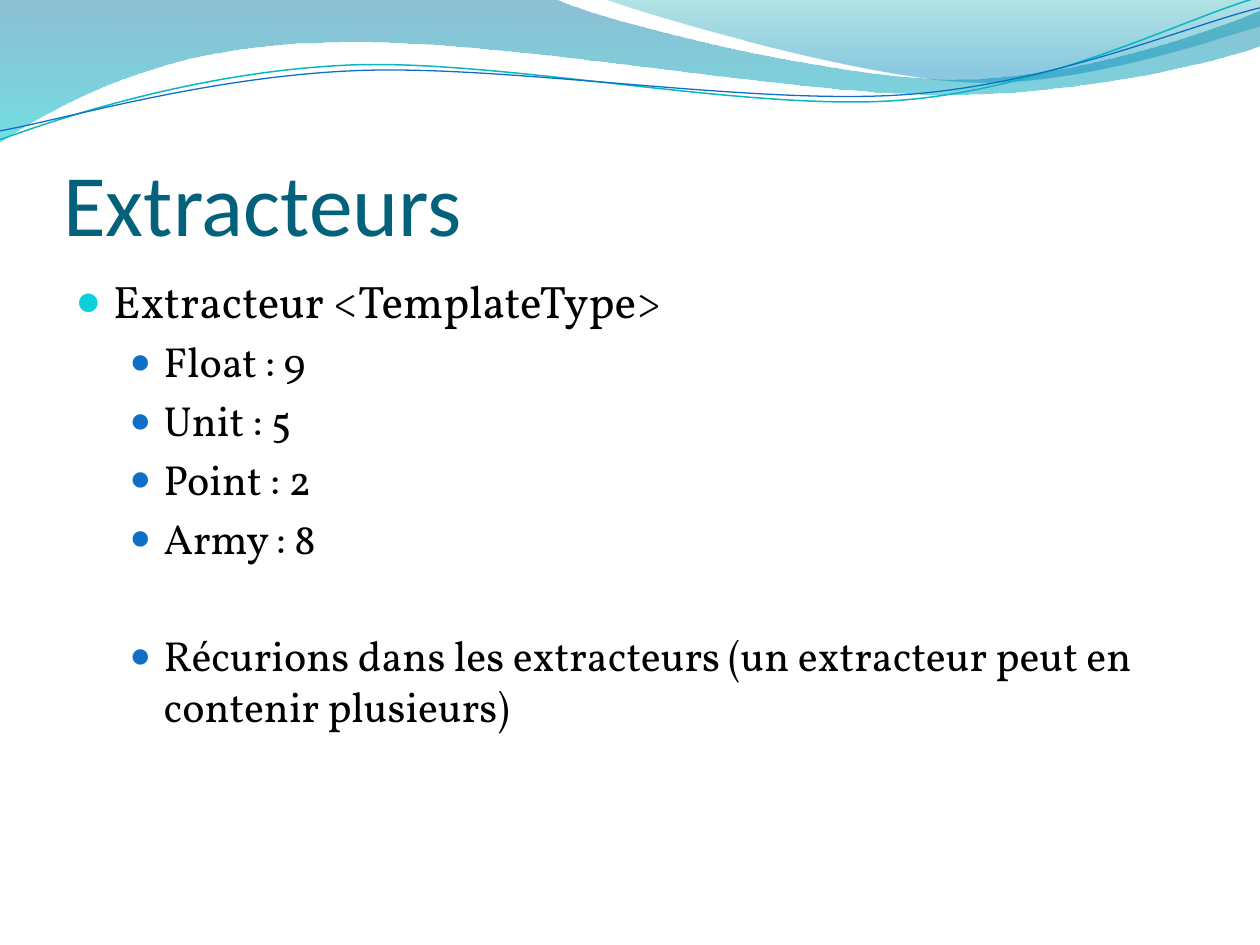
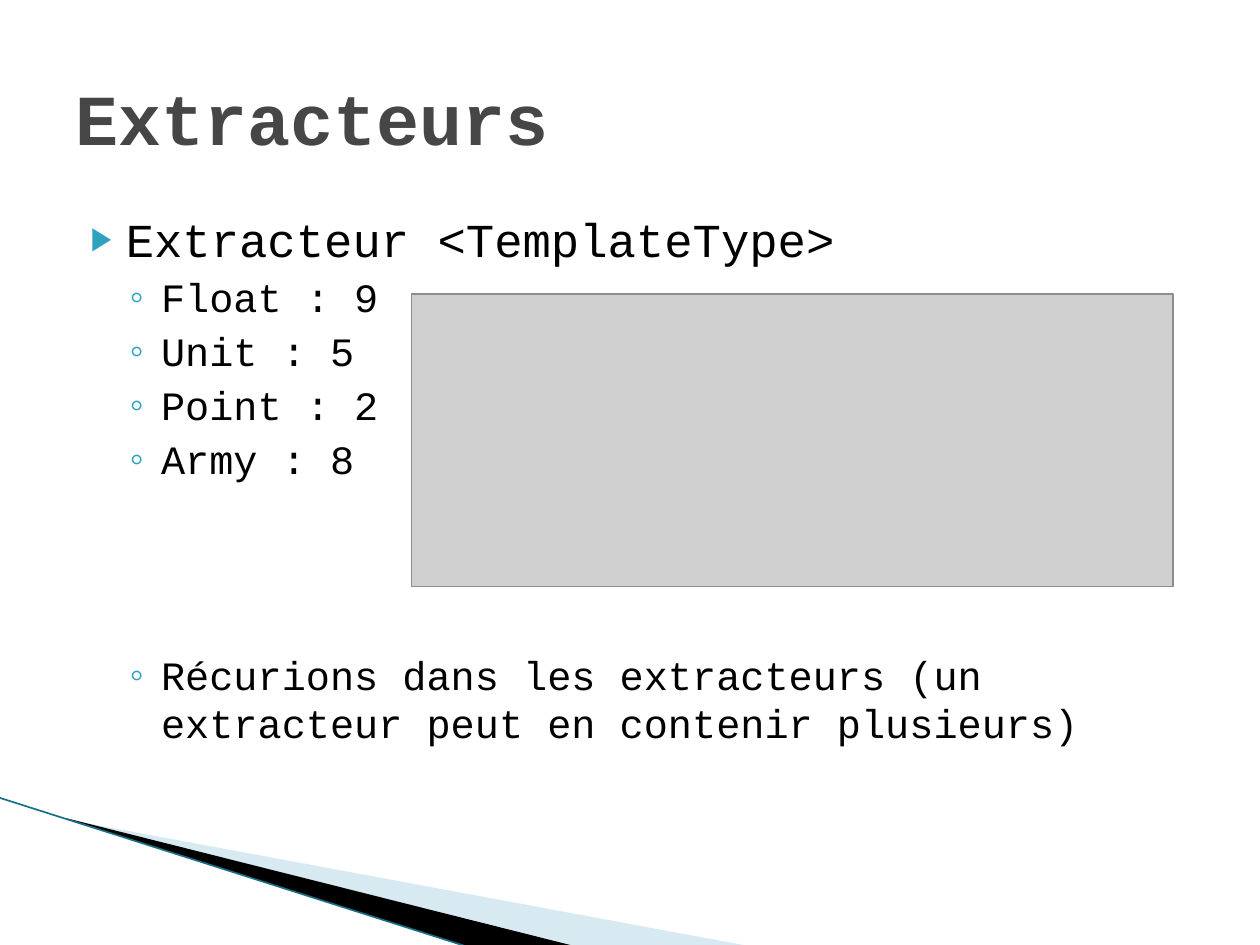
Before and after one commit to 3a-arthurkevin/BattleProject, a slide deck: slide 5 of PPT-C++.pptx. Drawn at 1260x945 pixels with LibreOffice and Linux fonts; fonts in the diff are those of the drawing; grey boxes stand for pictures; background and template pictures are left out. Boxes give left, top, right and bottom in pixels: in the first picture for what was removed or moved away, otherwise in the second. Text is boxed around its words. In the diff, an @@ line names an element or a change of style, - is before the commit and + after.

```diff
--- a/PPT-C++.pptx
+++ b/PPT-C++.pptx
@@ freeform shape removed at [0,0,1260,142] @@
@@ freeform shape removed at [0,0,1260,147] @@
@@ freeform shape removed at [0,8,1260,141] @@
@@ freeform shape removed at [604,0,1260,87] @@
@@ title "Extracteurs": place and size @@
-title "Extracteurs" at [63,180,462,237]
+title "Extracteurs" at [75,97,548,146]
@@ title "Extracteurs" at [75,97,548,146]: size 50 to 41 pt, font Calibri to Courier New, text colour #04617B to #464646, bold on; vertical alignment bottom to middle @@
@@ text "Extracteur <TemplateType>": place and size @@
-text "Extracteur <TemplateType>" at [113,285,1131,734]
+text "Extracteur <TemplateType>" at [126,223,1078,747]
@@ text "Extracteur <TemplateType>" at [126,223,1078,747]: size 26 to 27 pt in "Extracteur <TemplateType>"; font Vollkorn to Courier New; size 24 to 23 pt in "Float : 9", "Unit : 5", "Point : 2", "Army : 8" and 1 more places; bullet ● to ▶; less space between paragraphs; bullet colour #0BD0D9 to #2DA2BF; bullet ● to ◦; bullet colour #0F6FC6 to #2DA2BF @@
@@ picture added at [412,294,1173,586] @@
@@ line added from (0, 798) to (467, 945), #97C5D8 0.95 pt @@
@@ freeform shape added at [67,818,576,945], fill #000000 @@
@@ freeform shape added at [69,819,750,945], fill #A0CBDC at 40% opacity @@
```
Also in this commit, not shown: 8 other slides changed, 1 slide added, 6 other files.
